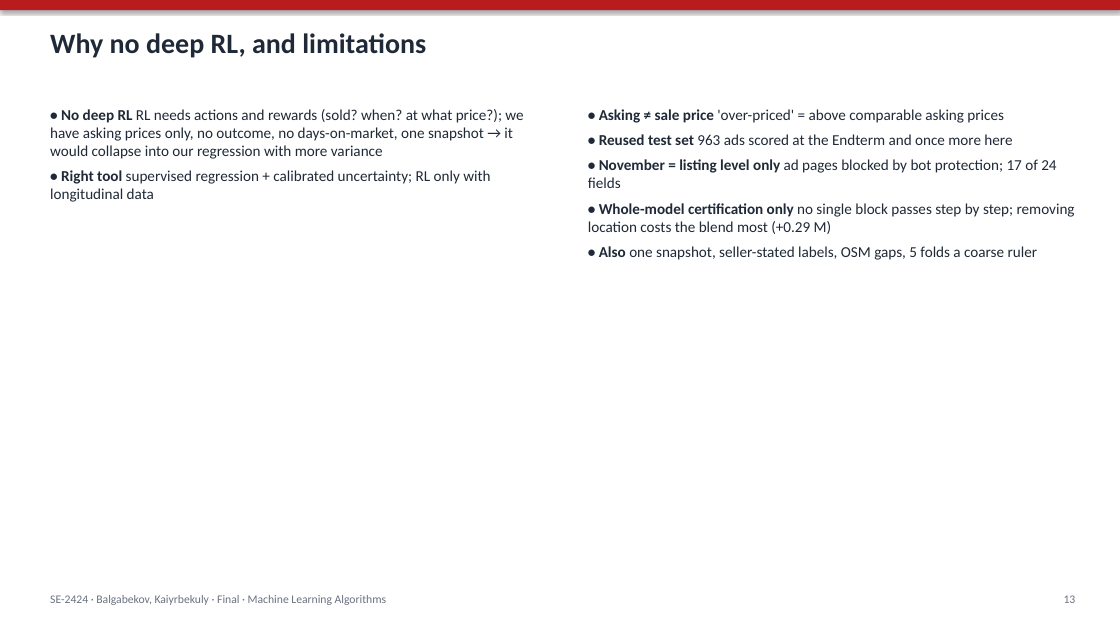
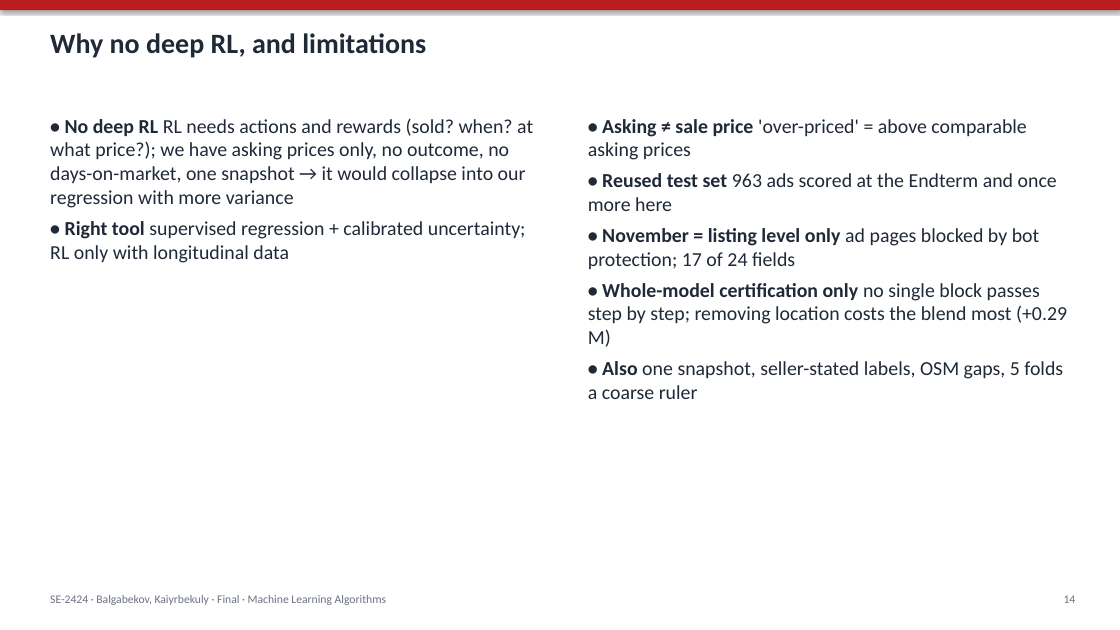
Before and after one commit to Newterios/mla_midtem, a slide deck: slide 14 of slides/Final_SE-2424_slides.pptx (slide 13 before the commit). Drawn at 1120x630 pixels with LibreOffice and Linux fonts; fonts in the diff are those of the drawing. Boxes give left, top, right and bottom in pixels: in the first picture for what was removed or moved away, otherwise in the second. Text is boxed around its words. In the diff, an @@ line names an element or a change of style, - is before the commit and + after.

Commit message:
Slides: one readable figure per slide, fusion table and figure split, test table with plain column names, real app screenshot; app: empty optional number boxes arrive as 0 and now mean 'not given', SHAP title kept inside the figure

```diff
--- a/slides/Final_SE-2424_slides.pptx
+++ b/slides/Final_SE-2424_slides.pptx
@@ text "• No deep RL RL ..." moved from (x1=50, y1=109, x2=523, y2=202) to (x1=50, y1=118, x2=533, y2=263) @@
@@ text "• No deep RL RL ..." at (x1=50, y1=118, x2=533, y2=263): size 13 to 17 pt @@
@@ text "• Asking ≠ sale price ..." moved from (x1=588, y1=109, x2=1075, y2=260) to (x1=588, y1=119, x2=1067, y2=399) @@
@@ text "• Asking ≠ sale price ..." at (x1=588, y1=119, x2=1067, y2=399): size 13 to 17 pt @@
@@ text at (x1=1064, y1=595, x2=1076, y2=603): text changed @@
-13
+14
```
Also in this commit, not shown: 13 other slides changed, 3 slides added, 6 other files.
